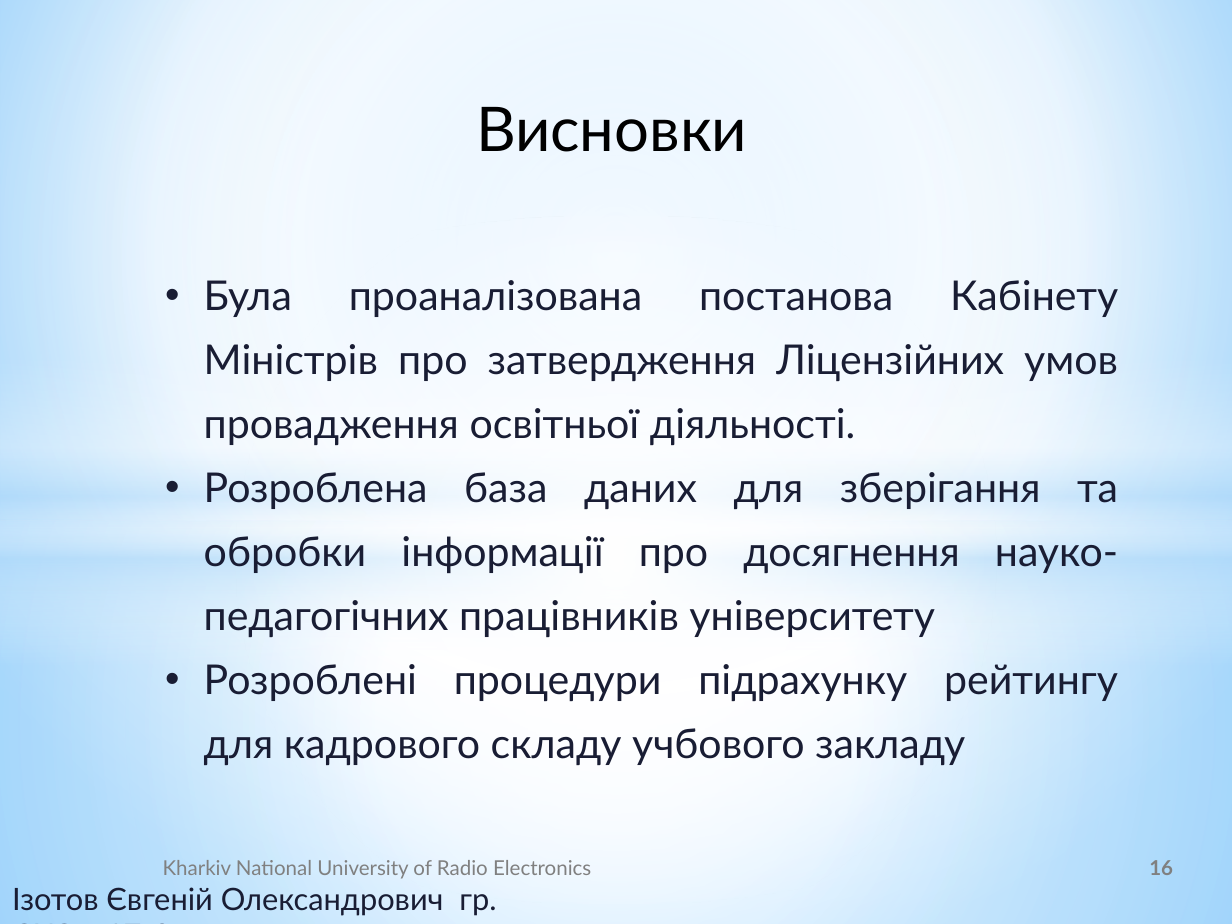
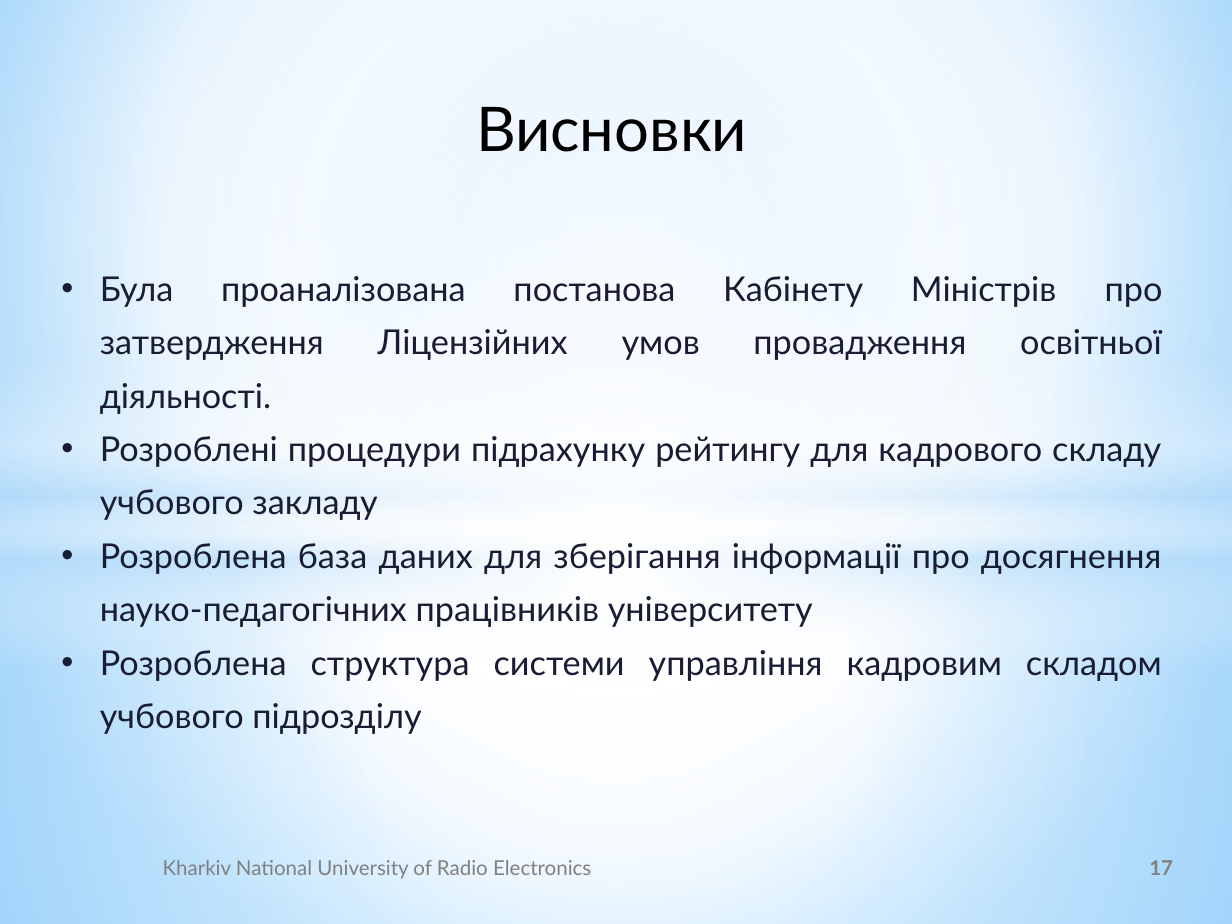
Before and after one commit to UdgineIzotov/diplom-doc, a slide deck: slide 17 of root/Ізотов_Презентация.pptx (slide 16 before the commit). Drawn at 1232x924 pixels with LibreOffice and Linux fonts; fonts in the diff are those of the drawing; background and template pictures are left out. Boxes give left, top, right and bottom in pixels: in the first picture for what was removed or moved away, otherwise in the second. Text is boxed around its words. In the diff, an @@ line names an element or a change of style, - is before the commit and + after.

```diff
--- a/root/Ізотов_Презентация.pptx
+++ b/root/Ізотов_Презентация.pptx
@@ text "Була проаналізована постанова Кабінету Міністрів ...": place and size @@
-text "Була проаналізована постанова Кабінету Міністрів ..." at bbox=[204, 280, 1118, 766]
+text "Була проаналізована постанова Кабінету Міністрів ..." at bbox=[100, 276, 1163, 734]
@@ text at bbox=[100, 276, 1163, 520]: size 24 to 20 pt in "Була проаналізована постанова Кабінету Міністрів про затверд ...", "Розроблені процедури підрахунку рейтингу для кадрового склад ..." @@
@@ text at bbox=[204, 472, 1118, 638]: paragraph removed @@
-• Розроблена база даних для зберігання та обробки інформації про досягнення науко-педагогічних працівників університету
@@ text at bbox=[100, 543, 1162, 734]: paragraphs added @@
+• Розроблена база даних для зберігання інформації про досягнення науко-педагогічних працівників університету
+• Розроблена структура системи управління кадровим складом учбового підрозділу
@@ page number at bbox=[1149, 860, 1173, 875]: text changed @@
-16
+17
@@ text removed at bbox=[12, 887, 496, 916] @@
-Ізотов Євгеній Олександрович гр. СКСм-17-2
```
Also in this commit, not shown: 11 other slides changed, 2 slides added, 1 slide removed, 4 other files.
